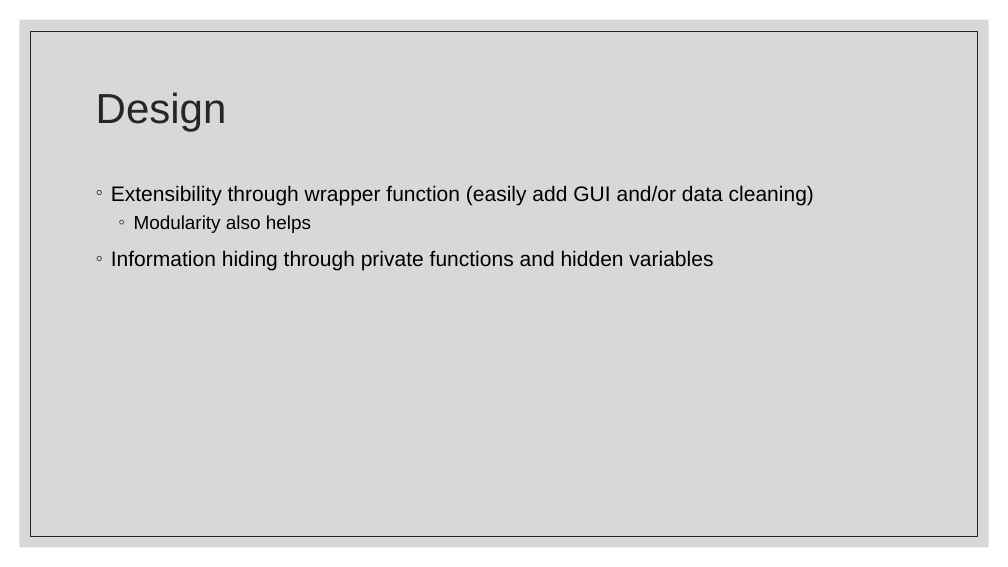
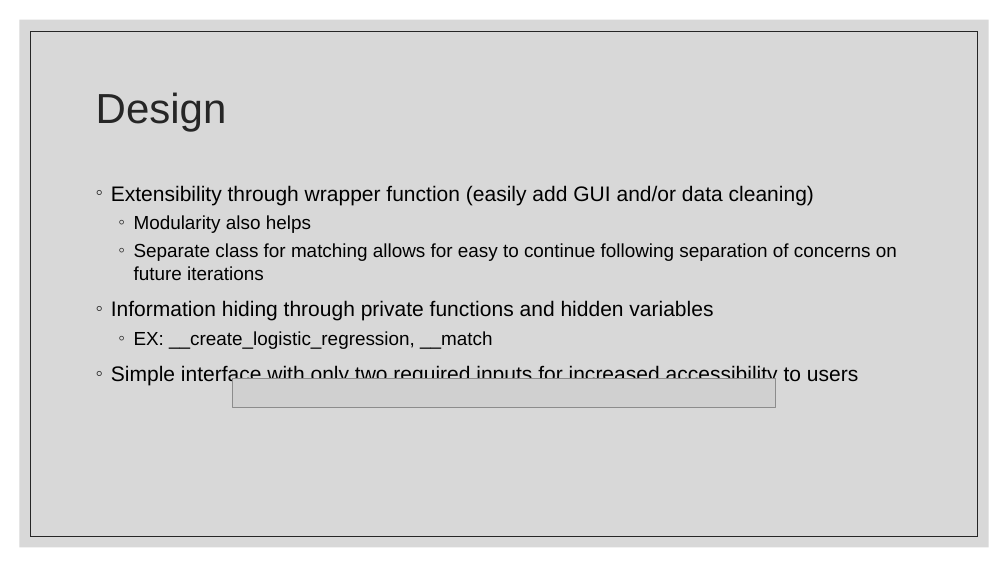
Before and after one commit to hunteryt17/DATA_511_Project, a slide deck: slide 5 of Pypsm.pptx. Drawn at 1008x567 pixels with LibreOffice and Linux fonts; fonts in the diff are those of the drawing; grey boxes stand for pictures. Boxes give left, top, right and bottom in pixels: in the first picture for what was removed or moved away, otherwise in the second. Text is boxed around its words. In the diff, an @@ line names an element or a change of style, - is before the commit and + after.

Commit message:
Moved Powerpoint

```diff
--- a/Pypsm.pptx
+++ b/Pypsm.pptx
@@ text at [134,243,897,280]: paragraph added @@
+  ◦ Separate class for matching allows for easy to continue following separation of concerns on future iterations
@@ text at [111,331,858,386]: paragraphs added @@
+  ◦ EX: __create_logistic_regression, __match
+◦ Simple interface with only two required inputs for increased accessibility to users
@@ picture added at [233,378,775,407] @@
```
